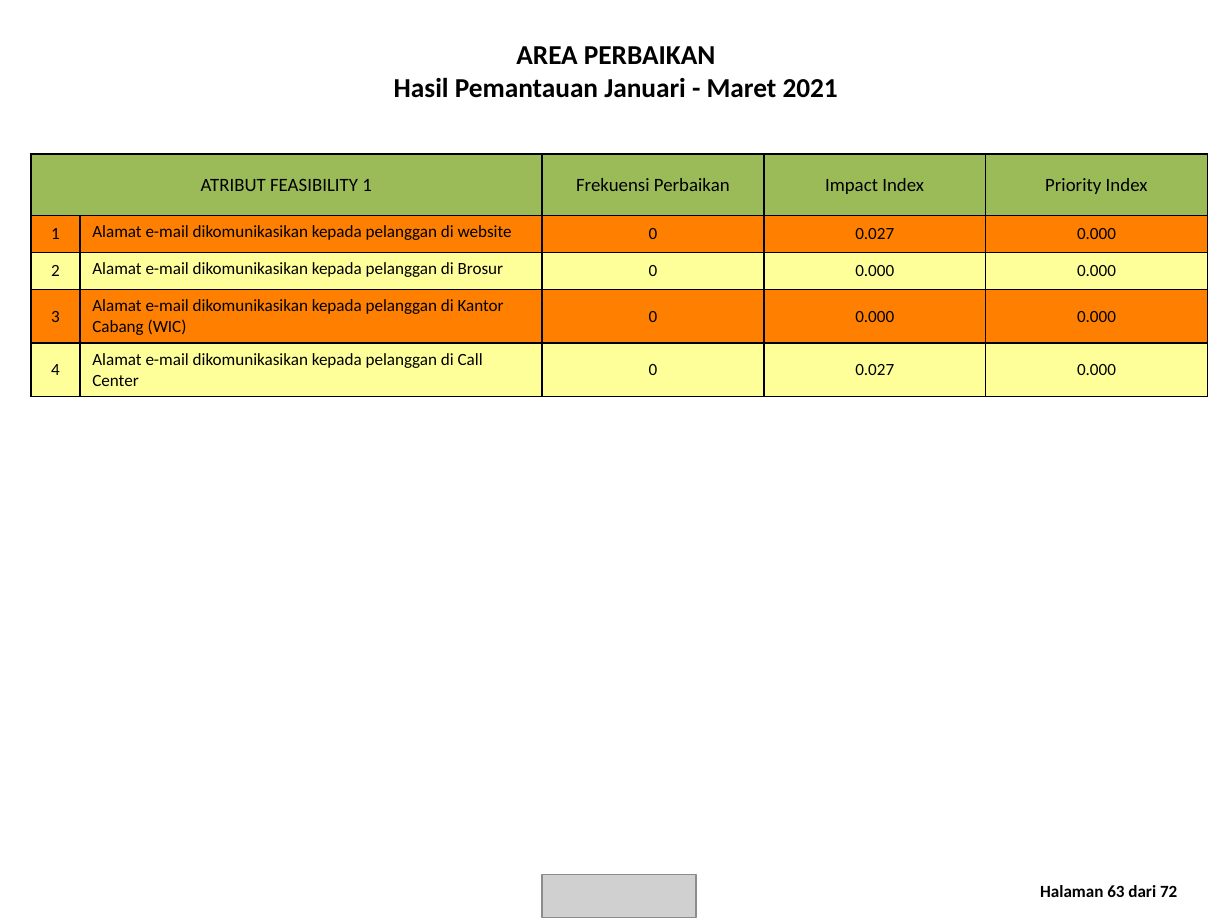
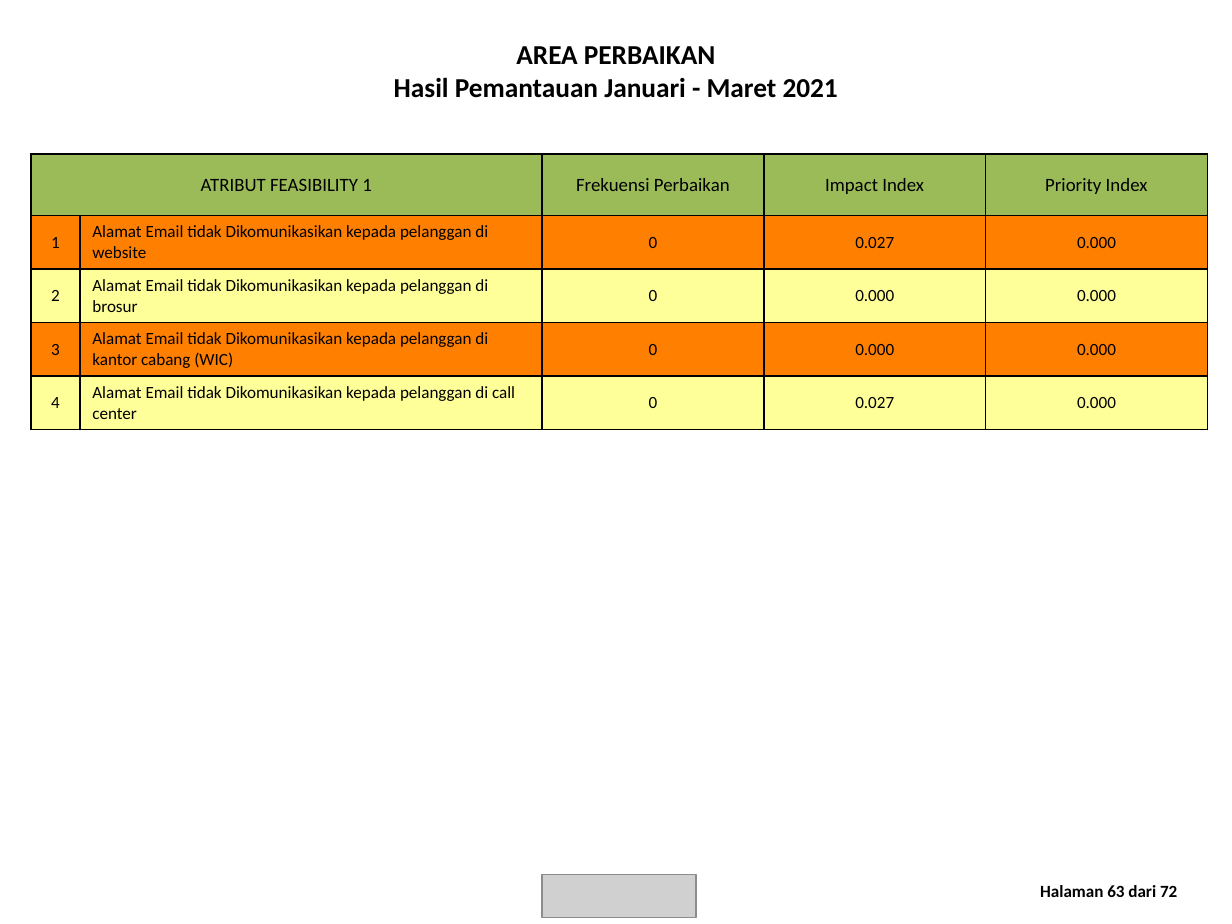
Before and after one commit to datateamFrontier/sei_automation, a slide deck: slide 64 of laporan/Laporan email customercare@commbank.co.id 2021.pptx. Drawn at 1232x924 pixels with LibreOffice and Linux fonts; fonts in the diff are those of the drawing; grey boxes stand for pictures. Boxes give left, top, right and bottom in pixels: in the first picture for what was removed or moved away, otherwise in the second. Text is boxed around its words. In the diff, an @@ line names an element or a change of style, - is before the commit and + after.

```diff
--- a/laporan/Laporan email customercare@commbank.co.id 2021.pptx
+++ b/laporan/Laporan email customercare@commbank.co.id 2021.pptx
@@ table at [31, 154, 1207, 423] @@
-row 2, column 2: Alamat e-mail dikomunikasikan kepada pelanggan di website
+row 2, column 2: Alamat Email tidak Dikomunikasikan kepada pelanggan di website
-row 3, column 2: Alamat e-mail dikomunikasikan kepada pelanggan di Brosur
+row 3, column 2: Alamat Email tidak Dikomunikasikan kepada pelanggan di brosur
-row 4, column 2: Alamat e-mail dikomunikasikan kepada pelanggan di Kantor Cabang (WIC)
+row 4, column 2: Alamat Email tidak Dikomunikasikan kepada pelanggan di kantor cabang (WIC)
-row 5, column 2: Alamat e-mail dikomunikasikan kepada pelanggan di Call Center
+row 5, column 2: Alamat Email tidak Dikomunikasikan kepada pelanggan di call center
```
Also in this commit, not shown: 39 other slides changed, 44 other files.
